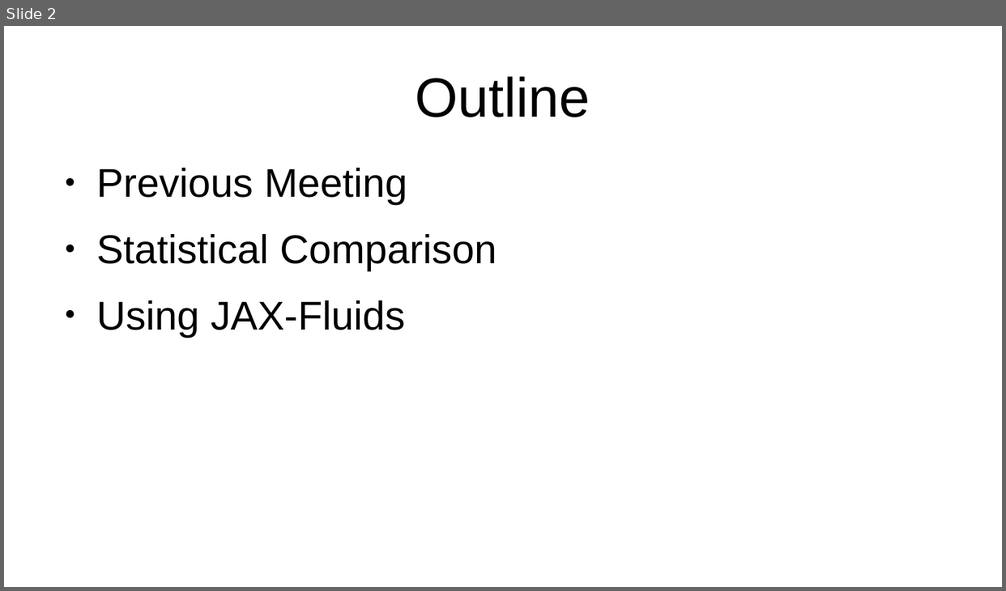
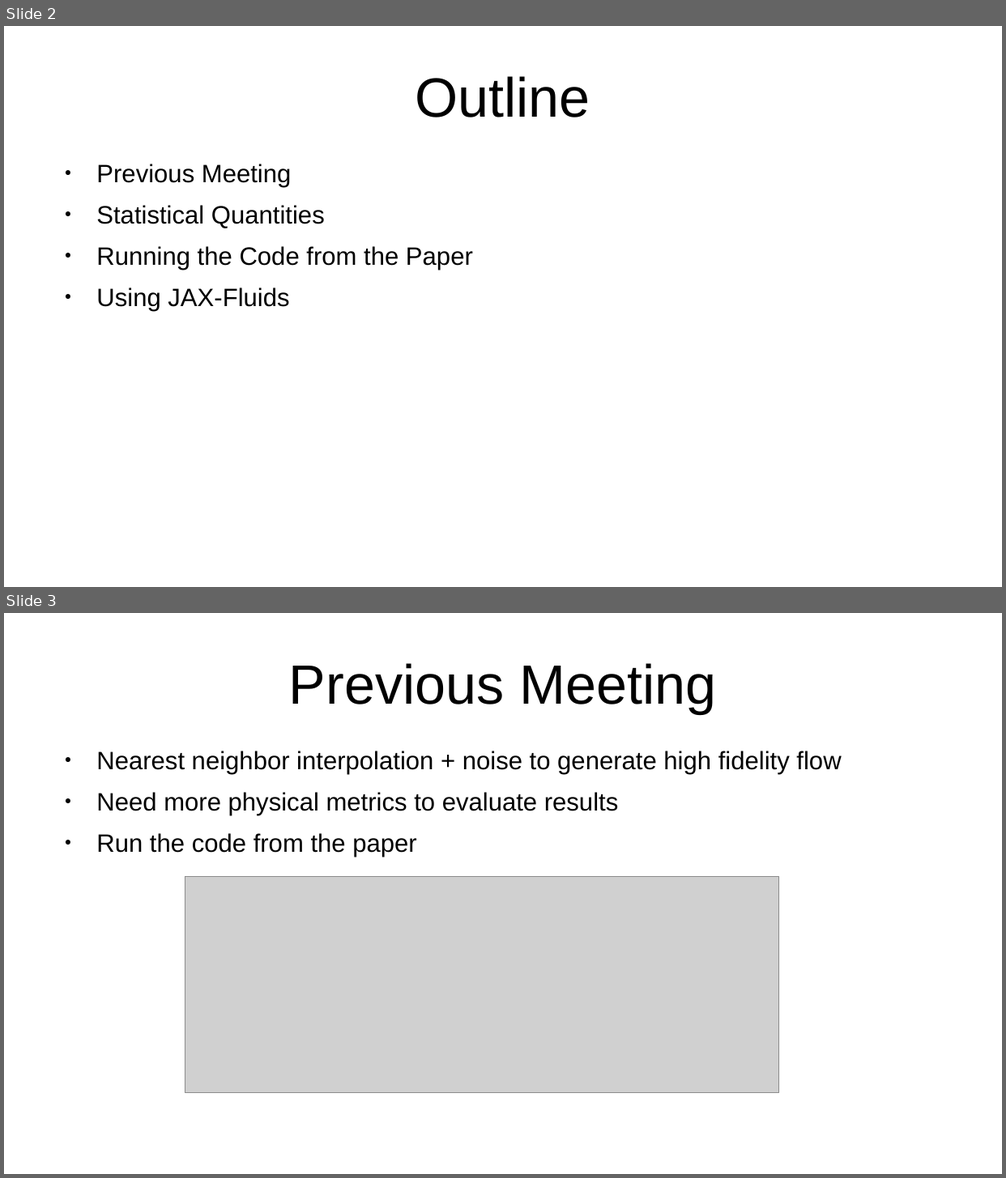
Before and after one commit to baristuran/baris-personal, a slide deck: sparse.odp. Shown one above the other, each under a label of ours: slide 2 before the commit, slides 2 and 3 after it. The pictures are 1006x591 and 1006x1178 pixels, drawn with LibreOffice and Linux fonts; fonts in the diff are those of the drawing; grey boxes stand for pictures. Boxes give left, top, right and bottom in pixels: in the first picture for what was removed or moved away, otherwise in the second. Text is boxed around its words. In the diff, an @@ line names an element or a change of style, - is before the commit and + after.

```diff
--- a/sparse.odp
+++ b/sparse.odp
@@ slide 3 added at [4, 613, 1002, 1174], background #FFFFFF @@
@@ title added at [289, 663, 716, 714], 44 pt, text #000000 @@
+Previous Meeting
@@ text added at [96, 751, 841, 857], 20 pt, text #000000 @@
+● Nearest neighbor interpolation + noise to generate high fidelity flow
+● Need more physical metrics to evaluate results
+● Run the code from the paper
@@ picture added at [185, 876, 779, 1093] @@
@@ slide 2 changed as well @@
@@ text at [96, 164, 292, 311]: size 32 to 20 pt in "Previous Meeting", "Using JAX-Fluids"; less space between paragraphs @@
@@ text at [96, 205, 473, 270]: text changed; size 32 to 20 pt @@
-● Statistical Comparison
+● Statistical Quantities
+● Running the Code from the Paper
```
Also in this commit, not shown: 6 other slides changed, 1 other slide added, 2 slides removed, 1 other file.
